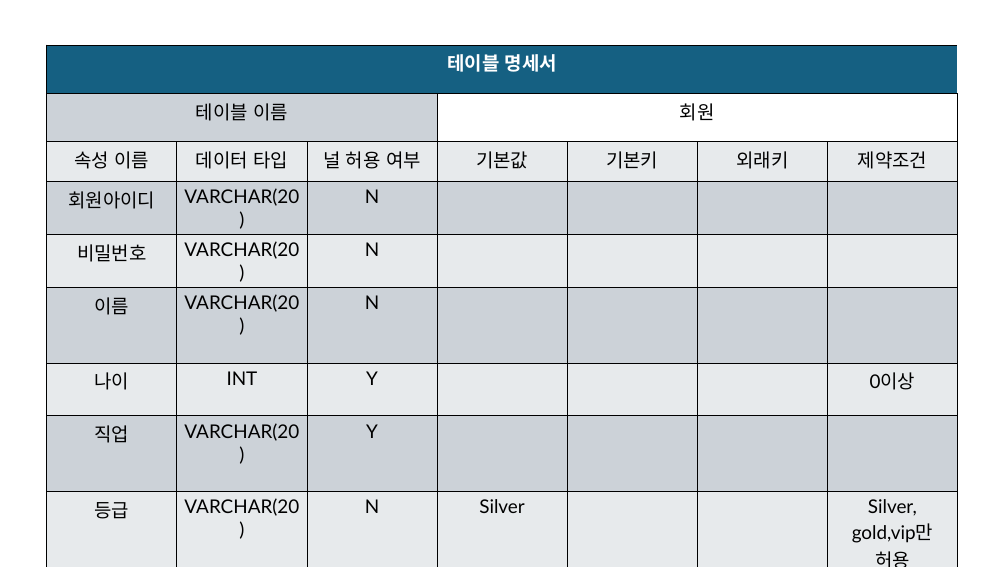
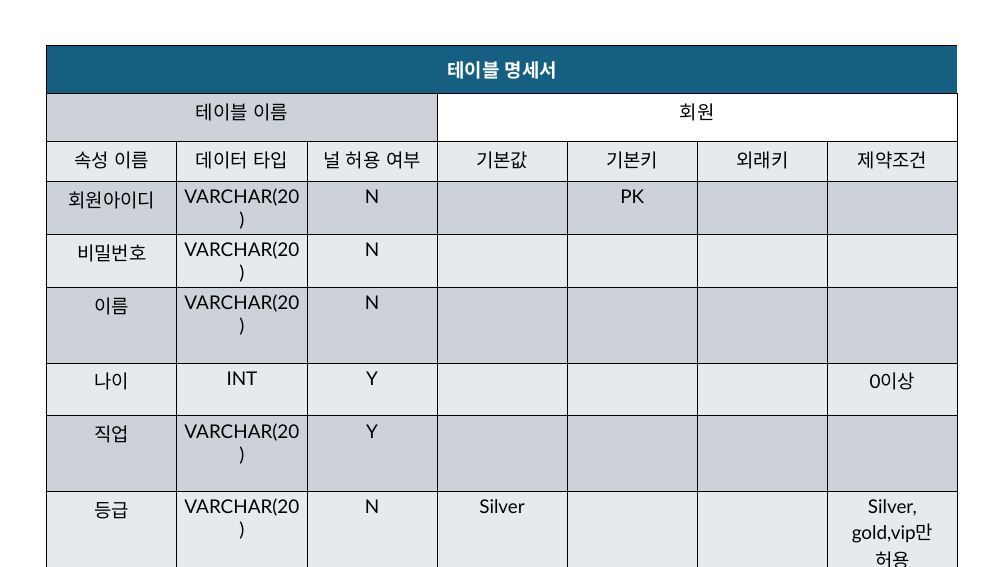
Before and after one commit to Goldstargreat/DB_2025-2, a slide deck: slide 1 of 3_테이블명세서_한빛마트온라인몰.pptx. Drawn at 1008x567 pixels with LibreOffice and Linux fonts; fonts in the diff are those of the drawing. Boxes give left, top, right and bottom in pixels: in the first picture for what was removed or moved away, otherwise in the second. Text is boxed around its words. In the diff, an @@ line names an element or a change of style, - is before the commit and + after.

```diff
--- a/3_테이블명세서_한빛마트온라인몰.pptx
+++ b/3_테이블명세서_한빛마트온라인몰.pptx
@@ table at bbox=[47, 45, 957, 548] @@
-row 4, column 5: 
+row 4, column 5: PK
```
Also in this commit, not shown: 4 other slides changed.
